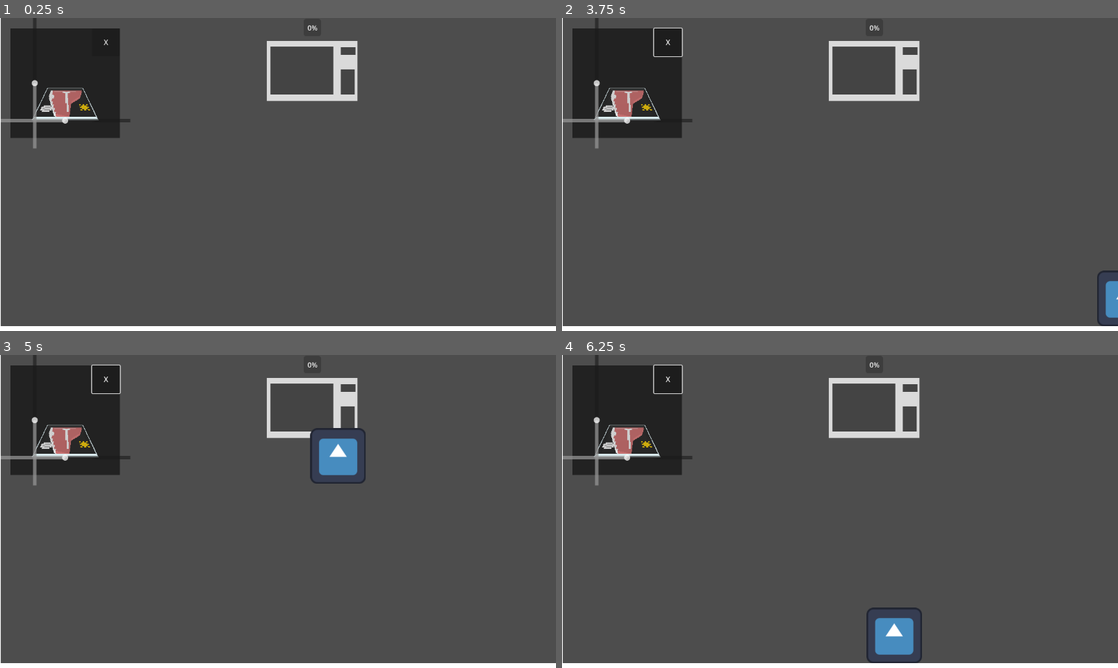
Above: before the commit, frames 1-4 (two rows, left to right).
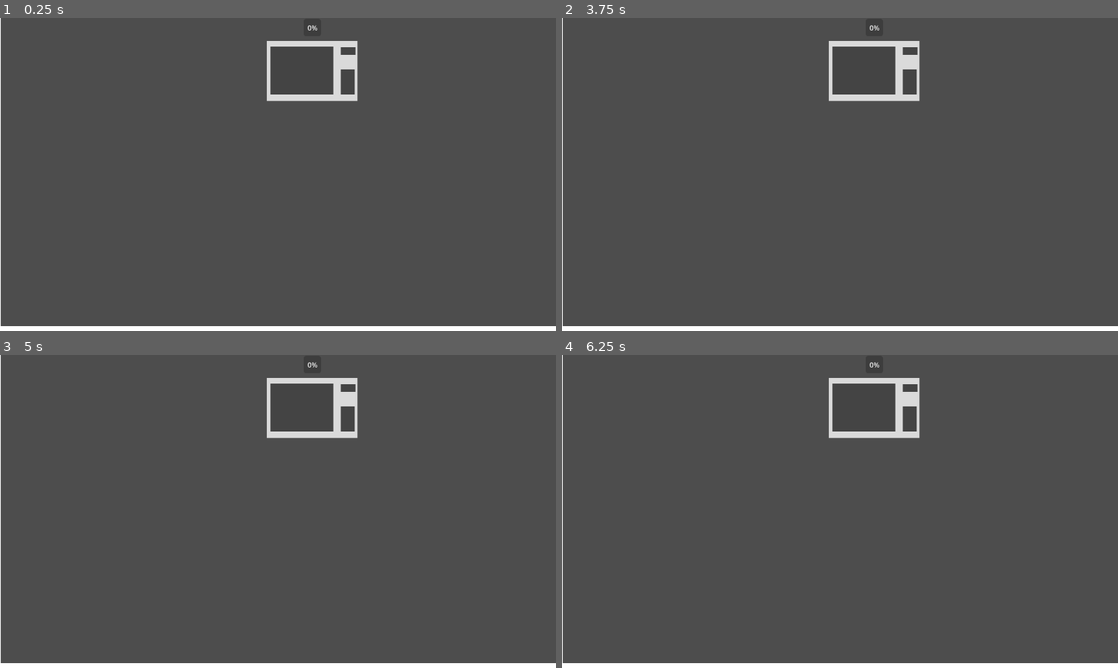
Above: after the commit, the same moments.

Repository: SpntKbrg/microwave-game
Game: Godot game, scene res://scenes/game_scene.tscn
Two runs of this game, one before a commit and one after it. Both use one fixed random seed, a clock stepped at 60 frames per second and the inputs below. The engine's default icon, where the game draws it, is replaced by a stand-in: a white triangle on a blue panel in a dark square.
Inputs (mouse positions are in pixels of both pictures, inside the frame that each line leads up to):
- Up to frame 1 (0.25 s): no input
- Up to frame 2 (3.75 s): tap Enter at 0.5 s; move the mouse to (962, 158) at 0.52 s; click (962, 158) at 0.67 s; click (667, 43) at 1.25 s, where only the run before the commit has a clickable "X"; drag from (728, 190) to (873, 71) at 2.02 s; move the mouse to (895, 105) at 2.77 s; click (895, 105) at 2.92 s; drag from (812, 237) to (673, 127) at 3.52 s
- Up to frame 3 (5 s): drag from (494, 636) to (311, 408) at 4.27 s
- Up to frame 4 (6.25 s): drag from (673, 464) to (873, 408) at 5.02 s; move the mouse to (867, 511) at 5.77 s; click (867, 511) at 5.92 s

The runs differ from the first frame. In frame 1, 6.8% of the frame differs, in the area x 0-24%, y 0-42%; in frame 2, 7.2%; in frame 3, 8.1%, in the area x 0-66%, y 0-42%; in frame 4, 7.9%.

Commit message:
spawn item model into game scene

Diff:
--- a/scenes/game_scene.tscn
+++ b/scenes/game_scene.tscn
@@ -1,9 +1,10 @@
-[gd_scene load_steps=11 format=3 uid="uid://b47m3qdh0xkux"]
+[gd_scene load_steps=12 format=3 uid="uid://b47m3qdh0xkux"]
 
 [ext_resource type="PackedScene" uid="uid://daai2yr3w1kpk" path="res://scenes/inspect_modal/inspect_modal.tscn" id="1_w5aja"]
 [ext_resource type="Script" uid="uid://b70emyq2qqvnd" path="res://scripts/game/game_manager.gd" id="2_onqr8"]
 [ext_resource type="Script" uid="uid://cuhlrwjla6kf" path="res://scripts/resources/microwave_spec.gd" id="3_ycayy"]
-[ext_resource type="PackedScene" uid="uid://bjgy4iu7s2m8e" path="res://prototypes/dragndrop/item.tscn" id="4_bw6k5"]
+[ext_resource type="PackedScene" uid="uid://dywm3b6r0bvrk" path="res://scenes/item_model.tscn" id="4_rurhu"]
+[ext_resource type="PackedScene" uid="uid://djkscwfg3u4pk" path="res://scenes/model_resource.tscn" id="5_y3j0m"]
 
 [sub_resource type="Resource" id="Resource_bw6k5"]
 script = ExtResource("3_ycayy")
@@ -27,10 +28,11 @@
 [node name="game_scene" type="Node2D"]
 
 [node name="InspectModal" parent="." instance=ExtResource("1_w5aja")]
+visible = false
 offset_right = 300.0
 offset_bottom = 300.0
 
-[node name="GameController" type="Control" parent="."]
+[node name="GameController" type="Control" parent="." node_paths=PackedStringArray("spawn_timer", "spawn_point", "model_resource")]
 layout_mode = 3
 anchors_preset = 0
 offset_left = 719.0
@@ -39,6 +41,11 @@
 offset_bottom = 112.0
 script = ExtResource("2_onqr8")
 microwave_set = Array[ExtResource("3_ycayy")]([SubResource("Resource_bw6k5")])
+spawn_timer = NodePath("../Timer")
+spawn_interval_ms = 5000
+spawn_point = NodePath("../spawn_point")
+model_resource = NodePath("../ModelResource")
+item_scene = ExtResource("4_rurhu")
 
 [node name="walls" type="Node2D" parent="."]
 
@@ -100,6 +107,6 @@
 [node name="spawn_point" type="Node2D" parent="."]
 position = Vector2(1938, 540)
 
-[node name="item" parent="spawn_point" instance=ExtResource("4_bw6k5")]
-position = Vector2(-155, -13)
-can_sleep = false
+[node name="Timer" type="Timer" parent="."]
+
+[node name="ModelResource" parent="." instance=ExtResource("5_y3j0m")]
--- a/scenes/item_model.tscn
+++ b/scenes/item_model.tscn
@@ -11,22 +11,21 @@
 [sub_resource type="ViewportTexture" id="ViewportTexture_lhcuk"]
 viewport_path = NodePath("SubViewport")
 
-[node name="ItemModel" type="RigidBody2D"]
+[node name="ItemModel" type="RigidBody2D" node_paths=PackedStringArray("model_holder")]
 input_pickable = true
-mass = 0.001
+mass = 0.1
 physics_material_override = SubResource("PhysicsMaterial_lhcuk")
-gravity_scale = 0.0
 script = ExtResource("1_8wrcv")
+model_holder = NodePath("SubViewport/ItemModel3d")
 
 [node name="CollisionShape2D" type="CollisionShape2D" parent="."]
-position = Vector2(-3, 9.5)
 shape = SubResource("RectangleShape2D_cj2vo")
 
 [node name="SubViewport" type="SubViewport" parent="."]
 transparent_bg = true
-size = Vector2i(128, 128)
 
 [node name="ItemModel3d" parent="SubViewport" instance=ExtResource("2_lhcuk")]
 
 [node name="Sprite2D" type="Sprite2D" parent="."]
+scale = Vector2(0.252, 0.25)
 texture = SubResource("ViewportTexture_lhcuk")
--- a/scenes/item_model_3d.tscn
+++ b/scenes/item_model_3d.tscn
@@ -2,13 +2,15 @@
 
 [ext_resource type="Script" uid="uid://15rw3qemoatt" path="res://scripts/game/item_model_holder.gd" id="1_d0bny"]
 
-[node name="ItemModel3d" type="Node3D"]
+[node name="ItemModel3d" type="Node3D" node_paths=PackedStringArray("holder_parent")]
 script = ExtResource("1_d0bny")
+holder_parent = NodePath("holder")
 
 [node name="holder" type="Node3D" parent="."]
 
 [node name="Camera3D" type="Camera3D" parent="."]
-transform = Transform3D(1, 0, 0, 0, 0.12960903, 0.99156517, 0, -0.99156517, 0.12960903, 0, 1.1646235, 0.16266048)
+transform = Transform3D(1, 0, 0, 0, 0.27112126, 0.9625452, 0, -0.9625452, 0.27112126, 0, 1.501755, 0.39841914)
+fov = 50.0
 
 [node name="DirectionalLight3D" type="DirectionalLight3D" parent="."]
 transform = Transform3D(1, 0, 0, 0, 0.90630776, 0.42261827, 0, -0.42261827, 0.90630776, 0, 1.25, 2)
--- a/scripts/game/game_manager.gd
+++ b/scripts/game/game_manager.gd
@@ -1,6 +1,11 @@
 extends Node
 
 @export var microwave_set: Array[MicrowaveSpec]
+@export var spawn_timer: Timer
+@export var spawn_interval_ms: int
+@export var spawn_point: Node
+@export var model_resource: ModelResource
+@export var item_scene: PackedScene
 # Called when the node enters the scene tree for the first time.
 func _ready() -> void:
 	var microwave_factory = MicrowaveFactory.new();
@@ -11,3 +16,15 @@
 		mw.position = Vector2(0.0 + offset,50.0)
 		add_child(mw)
 		offset += 50.0;
+	spawn_timer.timeout.connect(on_spawn_item)
+	spawn_timer.start(spawn_interval_ms / 1000.0)
+
+# todo: need spawn from customer order
+func on_spawn_item():
+	var model_data = model_resource.getModel(UtilType.ItemType.STEAK);
+	var item_data = ItemData.new(UtilType.ItemType.STEAK, 5, UtilType.WaveTemperature.MEDIUM, model_data.raw_model, model_data.cooked_model);
+	var model = item_scene.instantiate() as ItemModel
+	model.set_data(item_data)
+	model.position = Vector2.ZERO
+	spawn_point.add_child(model)
+	spawn_timer.start(spawn_interval_ms / 1000.0)
--- a/scripts/game/item_model.gd
+++ b/scripts/game/item_model.gd
@@ -3,7 +3,7 @@
 class_name ItemModel;
 
 @export var progress: int;
-@onready var model_holder: ModelHolder = $"SubViewport/ItemModel3d";
+@export var model_holder: ModelHolder;
 
 var data: ItemData;
 var instruction_time: int
--- a/scripts/game/item_model_holder.gd
+++ b/scripts/game/item_model_holder.gd
@@ -2,7 +2,7 @@
 
 class_name ModelHolder
 
-@onready var holder_parent = $"holder";
+@export var holder_parent: Node;
 
 var current_model: Node;
 
